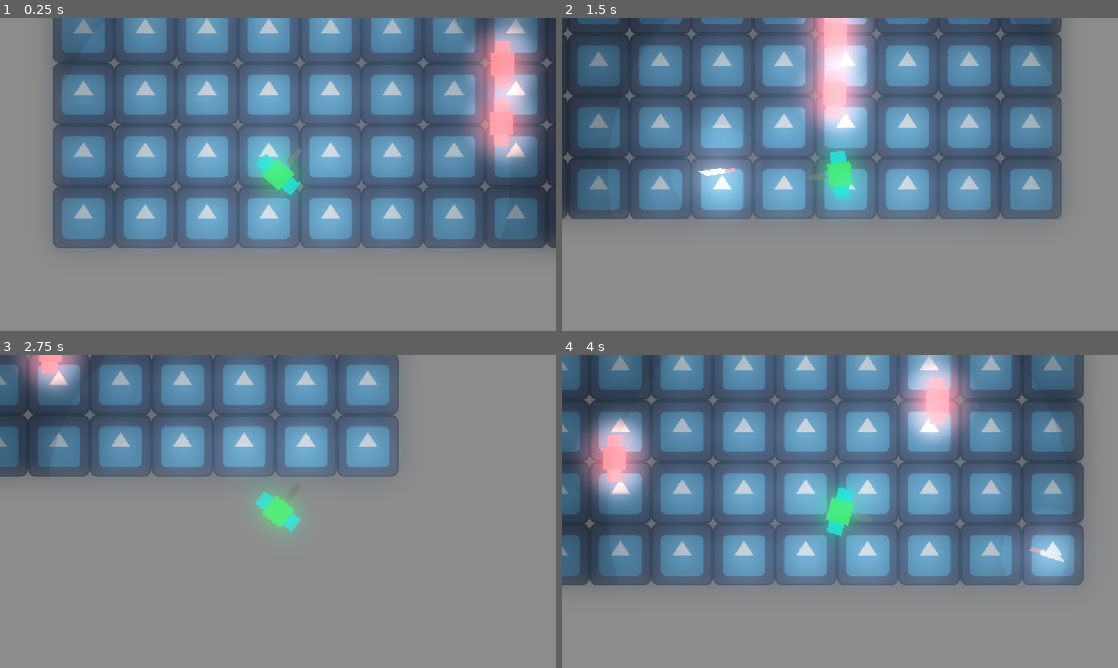
Above: before the commit, frames 1-4 (two rows, left to right).
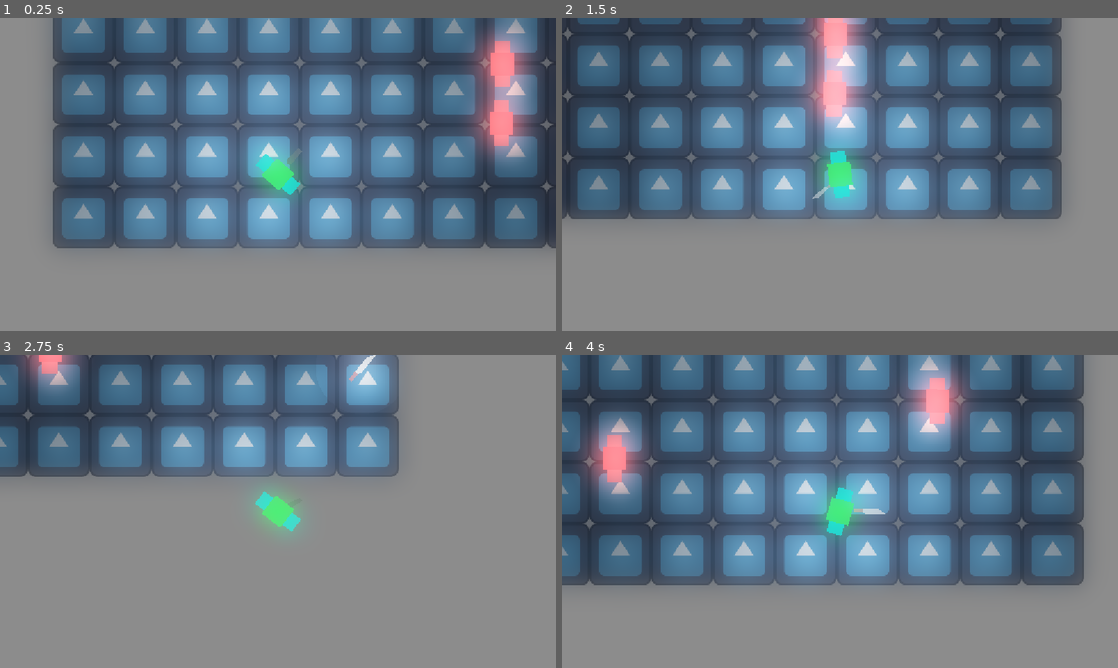
Above: after the commit, the same moments.

Repository: BakedLight/brainless-game-jam-project
Game: Godot game, scene res://Level/level.tscn
Two runs of this game, one before a commit and one after it. Both use one fixed random seed, a clock stepped at 60 frames per second and the inputs below. The engine's default icon, where the game draws it, is replaced by a stand-in: a white triangle on a blue panel in a dark square.
Inputs (mouse positions are in pixels of both pictures, inside the frame that each line leads up to):
- Up to frame 1 (0.25 s): no input
- Up to frame 2 (1.5 s): move the mouse to (962, 158) at 0.52 s; hold D (right) 0.53-1.28 s; click (962, 158) at 0.6 s; right-click (962, 158) at 0.8 s; move the mouse to (728, 190) at 1.27 s; hold S (downward) from 1.28 s (still down); right-click (728, 190) at 1.35 s
- Up to frame 3 (2.75 s): click (166, 527) at 1.55 s; move the mouse to (333, 442) at 2.02 s; release S (downward) at 2.03 s; hold D (right) from 2.03 s (still down); click (333, 442) at 2.1 s; right-click (333, 442) at 2.3 s
- Up to frame 4 (4 s): move the mouse to (812, 574) at 2.77 s; release D (right) at 2.78 s; hold W (upward) 2.78-3.53 s; right-click (812, 574) at 2.85 s; click (812, 574) at 3.05 s; move the mouse to (1006, 558) at 3.52 s; hold A (left) from 3.53 s (still down); hold Shift (sprint) from 3.53 s (still down); right-click (1006, 558) at 3.8 s

The runs differ from the first frame. In frame 1, 9.6% of the frame differs, in the area x 11-98%, y 0-70%; in frame 2, 11%; in frame 3, 2.9%; in frame 4, 13%, in the area x 4-94%, y 0-74%.

Commit message:
Texture cleanup
cleaned up some light textures

Diff:
--- a/Enemies/Shooter1/shooter_1.tscn
+++ b/Enemies/Shooter1/shooter_1.tscn
@@ -1,7 +1,7 @@
 [gd_scene format=3 uid="uid://c48wgxkswuexv"]
 
 [ext_resource type="Script" uid="uid://d0sjcs3evibi1" path="res://Enemies/Shooter1/shooter_1.gd" id="1_qr0wp"]
-[ext_resource type="Texture2D" uid="uid://cf2b5xlc80qet" path="res://Assets/Lights/Light circle 6.png" id="2_qr0wp"]
+[ext_resource type="Texture2D" uid="uid://bnlxbntpptrdb" path="res://Assets/Lights/Light Circle 4.png" id="2_qr0wp"]
 
 [sub_resource type="RectangleShape2D" id="RectangleShape2D_62gjs"]
 size = Vector2(96, 48)
--- a/Gun/Weapons/Revolver/revolver.gd
+++ b/Gun/Weapons/Revolver/revolver.gd
@@ -1,6 +1,8 @@
 extends Polygon2D
 
-@onready var fire_cooldown: Timer = $FireCooldown
+@export var fire_cooldown: float = 0.2
+
+#@onready var fire_cooldown: Timer = $FireCooldown
 
 var auto_shoot: bool = false
 
@@ -12,6 +14,7 @@
 # Called every frame. 'delta' is the elapsed time since the previous frame.
 func _process(delta: float) -> void:
 	pass
-
-func _input(event: InputEvent) -> void:
-	fire_cooldown.start()
+#
+#func _input(event: InputEvent) -> void:
+	#if Input.is_action_just_pressed("shoot_main"):
+		#fire_cooldown.start()
--- a/Player/player.gd
+++ b/Player/player.gd
@@ -10,9 +10,13 @@
 
 var current_special:String = "knife"
 
+var in_hand: String = "gun"
+
 var specials:Array = ["knife"]
 
 @onready var bullet_pos: Marker2D = $BulletPos
+@onready var weapon_switcher: AnimationPlayer = $Weapons/WeaponSwitcher
+@onready var revolver: Polygon2D = $Weapons/Revolver
 
 # Called when the node enters the scene tree for the first time.
 func _ready() -> void:
@@ -45,5 +49,9 @@
 
 	if Input.is_action_just_pressed("shoot_main"):
 		shoot.emit("bullet", bullet_pos.global_position, Vector2((get_global_mouse_position().x - global_position.x), (get_global_mouse_position().y - global_position.y)).normalized())
+		await get_tree().create_timer(revolver.fire_cooldown)
 	if Input.is_action_just_pressed("special"):
-		shoot.emit(current_special, bullet_pos.global_position, Vector2((get_global_mouse_position().x - global_position.x), (get_global_mouse_position().y - global_position.y)).normalized())
+		weapon_switcher.play("fade_gun_to_special")
+
+func throw_special():
+	shoot.emit(current_special, bullet_pos.global_position, Vector2((get_global_mouse_position().x - global_position.x), (get_global_mouse_position().y - global_position.y)).normalized())
--- a/Player/player.tscn
+++ b/Player/player.tscn
@@ -1,15 +1,12 @@
 [gd_scene format=3 uid="uid://b3tdri2rhvuhk"]
 
 [ext_resource type="Script" uid="uid://tosl4485yfyb" path="res://Player/player.gd" id="1_l8h54"]
-[ext_resource type="Texture2D" uid="uid://cfrujs78b84r0" path="res://Assets/Lights/Light circle.png" id="2_4ntmi"]
 [ext_resource type="PackedScene" uid="uid://ct6df16lc2kd8" path="res://Gun/Weapons/Revolver/revolver.tscn" id="3_btcbx"]
-
-[sub_resource type="RectangleShape2D" id="RectangleShape2D_ogq8d"]
-size = Vector2(96, 31.999996)
+[ext_resource type="Texture2D" uid="uid://bnlxbntpptrdb" path="res://Assets/Lights/Light Circle 4.png" id="3_gwnis"]
 
 [sub_resource type="Animation" id="Animation_gwnis"]
 resource_name = "RESET"
-length = 0.009999999999999998
+length = 0.00999999999999999
 tracks/0/type = "value"
 tracks/0/imported = false
 tracks/0/enabled = true
@@ -82,10 +79,35 @@
 "update": 0,
 "values": [Color(1, 1, 1, 1)]
 }
+tracks/6/type = "value"
+tracks/6/imported = false
+tracks/6/enabled = true
+tracks/6/path = NodePath("Weapons/Special:rotation")
+tracks/6/interp = 1
+tracks/6/loop_wrap = true
+tracks/6/keys = {
+"times": PackedFloat32Array(0),
+"transitions": PackedFloat32Array(1),
+"update": 0,
+"values": [0.0]
+}
+tracks/7/type = "value"
+tracks/7/imported = false
+tracks/7/enabled = true
+tracks/7/path = NodePath("Weapons/Special:modulate")
+tracks/7/interp = 1
+tracks/7/loop_wrap = true
+tracks/7/keys = {
+"times": PackedFloat32Array(0),
+"transitions": PackedFloat32Array(1),
+"update": 0,
+"values": [Color(1, 1, 1, 1)]
+}
 
 [sub_resource type="Animation" id="Animation_btcbx"]
-resource_name = "fade_gun_to_knife"
-length = 0.19999999999999998
+resource_name = "fade_gun_to_special"
+length = 0.5
+step = 0.016666668
 tracks/0/type = "value"
 tracks/0/imported = false
 tracks/0/enabled = true
@@ -93,10 +115,10 @@
 tracks/0/interp = 1
 tracks/0/loop_wrap = true
 tracks/0/keys = {
-"times": PackedFloat32Array(0, 0.2),
-"transitions": PackedFloat32Array(1, 1),
-"update": 0,
-"values": [0.0, 1.5707964]
+"times": PackedFloat32Array(0, 0.2004, 0.49949998),
+"transitions": PackedFloat32Array(1, 1, 1),
+"update": 0,
+"values": [0.0, 1.5707964, 0.0]
 }
 tracks/1/type = "value"
 tracks/1/imported = false
@@ -105,10 +127,10 @@
 tracks/1/interp = 1
 tracks/1/loop_wrap = true
 tracks/1/keys = {
-"times": PackedFloat32Array(0, 0.2),
-"transitions": PackedFloat32Array(1, 1),
-"update": 0,
-"values": [Vector2(1, 1), Vector2(0.2, 0.2)]
+"times": PackedFloat32Array(0, 0.2004, 0.49949998),
+"transitions": PackedFloat32Array(1, 1, 1),
+"update": 0,
+"values": [Vector2(1, 1), Vector2(0.2, 0.2), Vector2(1, 1)]
 }
 tracks/2/type = "value"
 tracks/2/imported = false
@@ -117,10 +139,10 @@
 tracks/2/interp = 1
 tracks/2/loop_wrap = true
 tracks/2/keys = {
-"times": PackedFloat32Array(0, 0.16666667, 0.2),
-"transitions": PackedFloat32Array(1, 1, 1),
-"update": 0,
-"values": [Color(1, 1, 1, 1), Color(1, 1, 1, 0.51900005), Color(1, 1, 1, 1)]
+"times": PackedFloat32Array(0, 0.16706666, 0.2004, 0.23373333, 0.49949998),
+"transitions": PackedFloat32Array(1, 1, 1, 1, 1),
+"update": 0,
+"values": [Color(1, 1, 1, 1), Color(1, 1, 1, 0.51900005), Color(1, 1, 1, 1), Color(1, 1, 1, 0.51900005), Color(1, 1, 1, 1)]
 }
 tracks/3/type = "value"
 tracks/3/imported = false
@@ -129,21 +151,109 @@
 tracks/3/interp = 1
 tracks/3/loop_wrap = true
 tracks/3/keys = {
-"times": PackedFloat32Array(0, 0.16),
-"transitions": PackedFloat32Array(1, 1),
-"update": 1,
-"values": [true, false]
+"times": PackedFloat32Array(0, 0.16039997, 0.23373333),
+"transitions": PackedFloat32Array(1, 1, 1),
+"update": 1,
+"values": [true, false, true]
+}
+tracks/4/type = "value"
+tracks/4/imported = false
+tracks/4/enabled = true
+tracks/4/path = NodePath("Weapons/Special:rotation")
+tracks/4/interp = 1
+tracks/4/loop_wrap = true
+tracks/4/keys = {
+"times": PackedFloat32Array(0, 0.1998, 0.49949998),
+"transitions": PackedFloat32Array(1, 1, 1),
+"update": 0,
+"values": [-1.5707964, 0.0, -1.5707964]
+}
+tracks/5/type = "value"
+tracks/5/imported = false
+tracks/5/enabled = true
+tracks/5/path = NodePath("Weapons/Special:scale")
+tracks/5/interp = 1
+tracks/5/loop_wrap = true
+tracks/5/keys = {
+"times": PackedFloat32Array(0, 0.1998, 0.49949998),
+"transitions": PackedFloat32Array(1, 1, 1),
+"update": 0,
+"values": [Vector2(0.3, 0.3), Vector2(1, 1), Vector2(0.3, 0.3)]
+}
+tracks/6/type = "value"
+tracks/6/imported = false
+tracks/6/enabled = true
+tracks/6/path = NodePath("Weapons/Special:visible")
+tracks/6/interp = 1
+tracks/6/loop_wrap = true
+tracks/6/keys = {
+"times": PackedFloat32Array(0, 0.1998, 0.49949998),
+"transitions": PackedFloat32Array(1, 1, 1),
+"update": 1,
+"values": [true, false, false]
+}
+tracks/7/type = "value"
+tracks/7/imported = false
+tracks/7/enabled = true
+tracks/7/path = NodePath("Weapons/Special:modulate")
+tracks/7/interp = 1
+tracks/7/loop_wrap = true
+tracks/7/keys = {
+"times": PackedFloat32Array(0, 0.1998, 0.49949998),
+"transitions": PackedFloat32Array(1, 1, 1),
+"update": 0,
+"values": [Color(1, 1, 1, 0), Color(1, 1, 1, 1), Color(1, 1, 1, 0)]
+}
+tracks/8/type = "method"
+tracks/8/imported = false
+tracks/8/enabled = true
+tracks/8/path = NodePath(".")
+tracks/8/interp = 1
+tracks/8/loop_wrap = true
+tracks/8/keys = {
+"times": PackedFloat32Array(0.1998),
+"transitions": PackedFloat32Array(1),
+"values": [{
+"args": [],
+"method": &"throw_special"
+}]
 }
 
 [sub_resource type="AnimationLibrary" id="AnimationLibrary_gwnis"]
 _data = {
 &"RESET": SubResource("Animation_gwnis"),
-&"fade_gun_to_knife": SubResource("Animation_btcbx")
-}
+&"fade_gun_to_special": SubResource("Animation_btcbx")
+}
+
+[sub_resource type="RectangleShape2D" id="RectangleShape2D_ogq8d"]
+size = Vector2(96, 31.999996)
 
 [node name="Player" type="CharacterBody2D" unique_id=281525179]
 collision_mask = 54
 script = ExtResource("1_l8h54")
+
+[node name="Weapons" type="Node2D" parent="." unique_id=1885392985]
+
+[node name="WeaponSwitcher" type="AnimationPlayer" parent="Weapons" unique_id=636948241]
+root_node = NodePath("../..")
+libraries/ = SubResource("AnimationLibrary_gwnis")
+
+[node name="Revolver" parent="Weapons" unique_id=1648468125 instance=ExtResource("3_btcbx")]
+offset = Vector2(0, -24)
+
+[node name="Special" type="Node2D" parent="Weapons" unique_id=1266052461]
+visible = false
+scale = Vector2(0.3, 0.3)
+
+[node name="SharpPart" type="Polygon2D" parent="Weapons/Special" unique_id=336950322]
+position = Vector2(69, -2)
+color = Color(2.454227, 2.454227, 2.454227, 1)
+polygon = PackedVector2Array(40, 8, -8, 8, -16, 4, -16, -4, 22, -4)
+
+[node name="Handle" type="Polygon2D" parent="Weapons/Special" unique_id=1953567206]
+position = Vector2(69, -2)
+color = Color(0.86663747, 0.510617, 0.47427702, 1)
+polygon = PackedVector2Array(-16, -4, -37, -4, -37, 4, -16, 4)
 
 [node name="CollisionShape2D" type="CollisionShape2D" parent="." unique_id=255355832]
 position = Vector2(2.3841858e-07, 0)
@@ -163,32 +273,8 @@
 
 [node name="PointLight2D" type="PointLight2D" parent="." unique_id=1107612026]
 energy = 0.4
-texture = ExtResource("2_4ntmi")
+texture = ExtResource("3_gwnis")
 texture_scale = 1.5
 
 [node name="BulletPos" type="Marker2D" parent="." unique_id=1955019788]
 position = Vector2(57, 0)
-
-[node name="Weapons" type="Node2D" parent="." unique_id=1885392985]
-
-[node name="Weapon switching" type="AnimationPlayer" parent="Weapons" unique_id=636948241]
-root_node = NodePath("../..")
-libraries/ = SubResource("AnimationLibrary_gwnis")
-
-[node name="Revolver" parent="Weapons" unique_id=1648468125 instance=ExtResource("3_btcbx")]
-offset = Vector2(0, -24)
-
-[node name="Special" type="Node2D" parent="Weapons" unique_id=1266052461]
-visible = false
-rotation = -1.5707964
-scale = Vector2(0.3, 0.3)
-
-[node name="SharpPart" type="Polygon2D" parent="Weapons/Special" unique_id=336950322]
-position = Vector2(69, -2)
-color = Color(2.454227, 2.454227, 2.454227, 1)
-polygon = PackedVector2Array(40, 8, -8, 8, -16, 4, -16, -4, 22, -4)
-
-[node name="Handle" type="Polygon2D" parent="Weapons/Special" unique_id=1953567206]
-position = Vector2(69, -2)
-color = Color(0.86663747, 0.510617, 0.47427702, 1)
-polygon = PackedVector2Array(-16, -4, -37, -4, -37, 4, -16, 4)
Binary file changed: Assets/Lights/Light Circle 4.png
